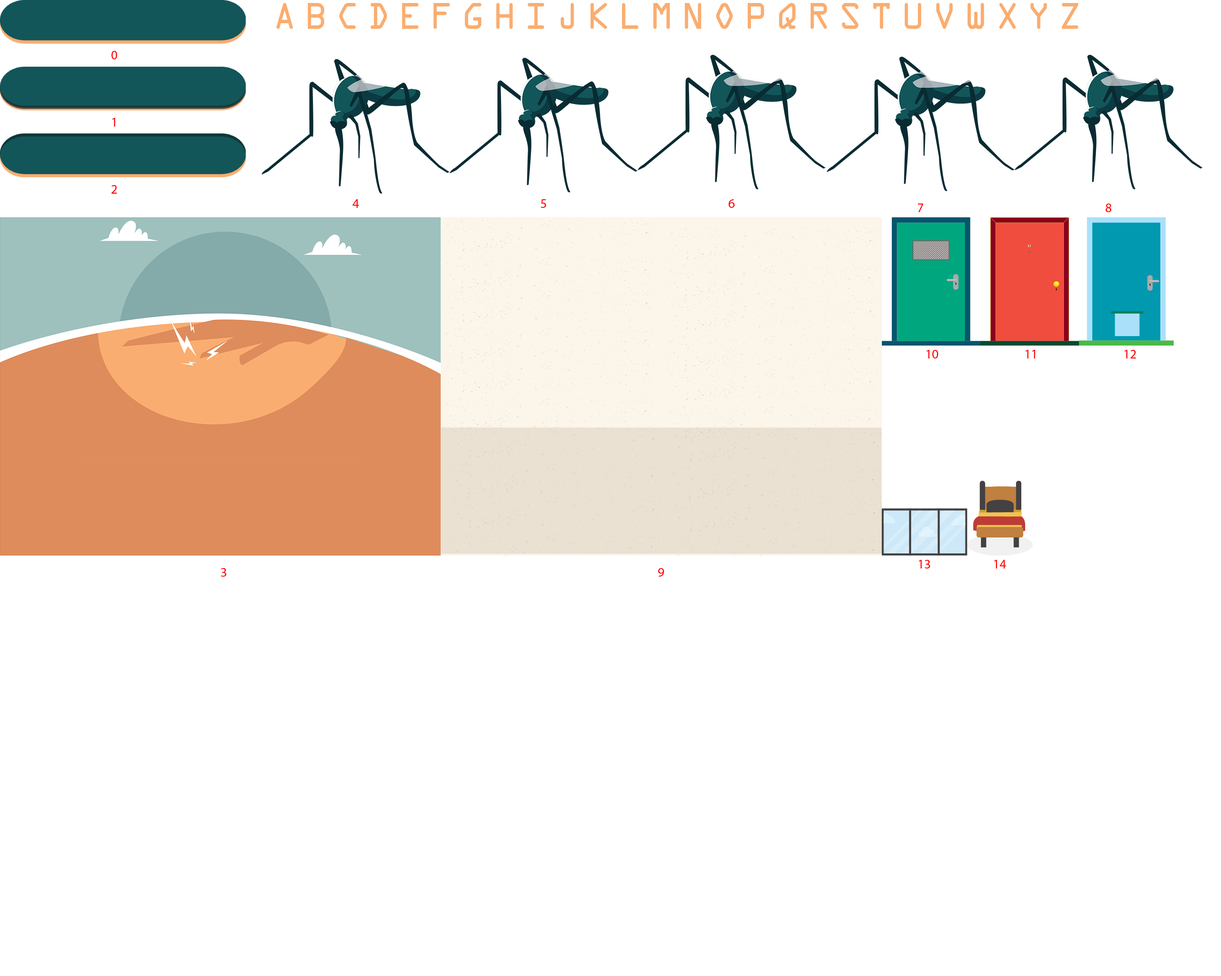
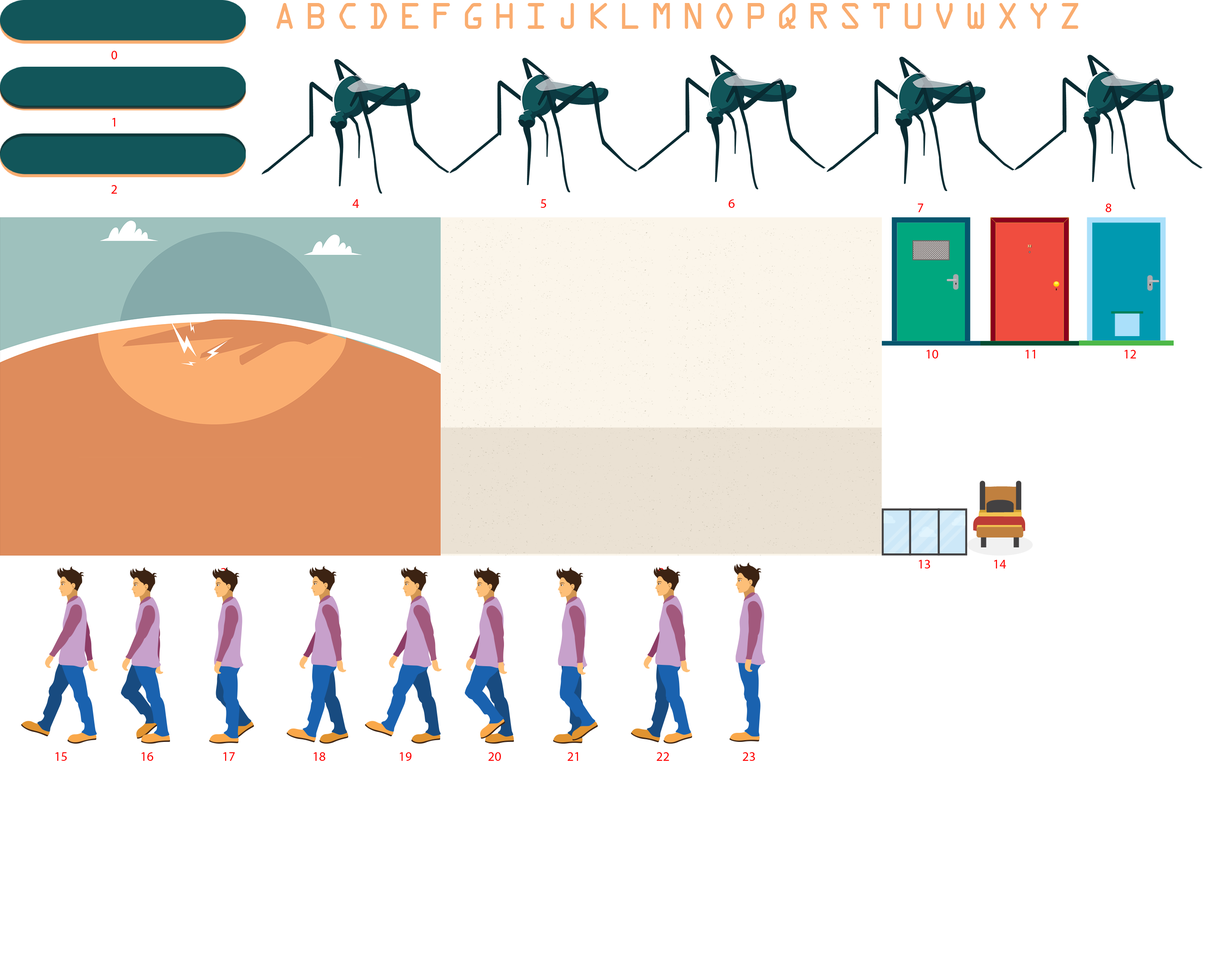
Layered file, before and after one edit (1221×976). Changes by layer:
added layer "Layer 15" in group "Group 1" over (729, 562, 766, 742)
added layer "Layer 14" in group "Group 1" over (630, 565, 692, 744)
added layer "Layer 13" in group "Group 1" over (552, 567, 598, 744)
added layer "Layer 12" in group "Group 1" over (464, 567, 514, 744)
added layer "Layer 11" in group "Group 1" over (364, 566, 442, 744)
added layer "Layer 10" in group "Group 1" over (286, 565, 349, 744)
added layer "Layer 9" in group "Group 1" over (209, 567, 254, 744)
added layer "Layer 8" in group "Group 1" over (120, 567, 170, 744)
added layer "Layer 7" in group "Group 1" over (21, 566, 98, 744)
added layer "23" above "22" over (742, 752, 755, 761)
added layer "22" above "21" over (656, 752, 670, 761)
added layer "21" above "20" over (567, 752, 578, 761)
added layer "20" above "19" over (488, 752, 501, 761)
added layer "19" above "18" over (399, 752, 412, 761)
added layer "18" above "17" over (313, 752, 326, 761)
added layer "17" above "16" over (223, 752, 235, 761)
added layer "16" above "15" over (141, 752, 154, 761)
added layer "15" above "3" over (55, 752, 67, 761)
moved "3" above "10" over (220, 567, 227, 577)
